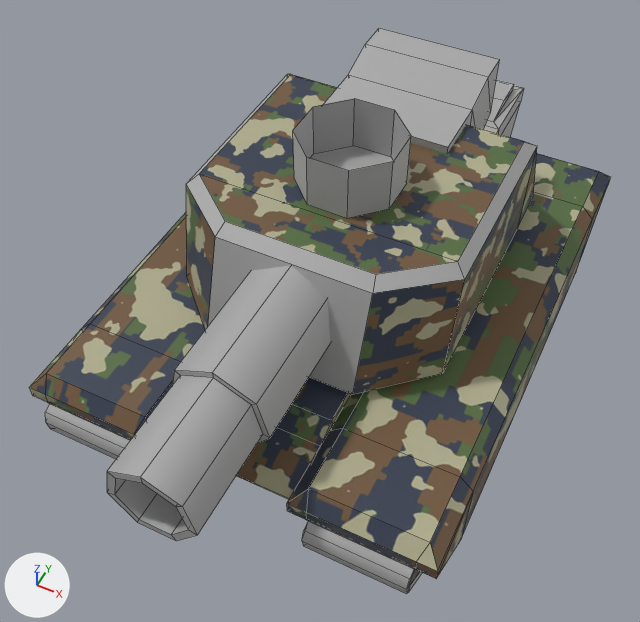
The FBX model Assets/Source/Art/Models/Tanks/Tank(8Level).fbx as it was, and as the next commit left it.
Camera for both pictures: a 50 mm camera at (2.03, -4.61, 6.11) aimed at (-0.06, -0.43, 0.87). The lights are fixed; the arrows at lower left show +X, +Y and +Z. Mesh edges are drawn as thin lines. Where no turn or scale is listed for an object, it has been applied to the vertices.

The older version as bpy lines, for what is in view:
```python
mat_main = principled_material('Main')
mat_main.texture = img_1_jpg
me_mesh_003 = bpy.data.meshes.new('Mesh.003')
me_mesh_003.from_pydata(...)  # 95 vertices, 86 faces; spans x -1.08..1.08, y -2.75..1.61, z 0.08..1.4
# faces by material slot: [77, 9]
me_mesh_003.materials.append(mat_additional_mat)  # light grey #cacaca
me_mesh_003.materials.append(mat_main)  # picture img_1_jpg
me_mesh_014 = bpy.data.meshes.new('Mesh.014')
me_mesh_014.from_pydata(...)  # 108 vertices, 124 faces; spans x -158.0..158.0, y -181.0..303.0, z -90.0..20.0
# faces by material slot: [25, 99]
me_mesh_014.materials.append(mat_additional_mat)  # light grey #cacaca
me_mesh_014.materials.append(mat_main)  # picture img_1_jpg
me_mesh_017 = bpy.data.meshes.new('Mesh.017')
me_mesh_017.from_pydata(...)  # 560 vertices, 560 faces; spans x -1.43..1.43, y -1.89..2.5, z -1.07..-0.22
# faces by material slot: [444, 116]
me_mesh_017.materials.append(mat_additional_mat)  # light grey #cacaca
me_mesh_017.materials.append(mat_tracks_mat)  # light grey #cacaca
ob_largetrackset = bpy.data.objects.new('LargeTrackSet', me_mesh_017)
ob_largetrackset.location = (0.0, -0.288, 1.057)
ob_tank = bpy.data.objects.new('Tank', me_mesh_014)
ob_tank.location = (0.0, -0.28, 1.05)
ob_tank.scale = (0.01, 0.01, 0.01)
ob_tank_fixedheadconnon = bpy.data.objects.new('Tank_FixedHeadConnon', me_mesh_003)
ob_tank_fixedheadconnon.location = (0.0, 0.0, 1.0)
```
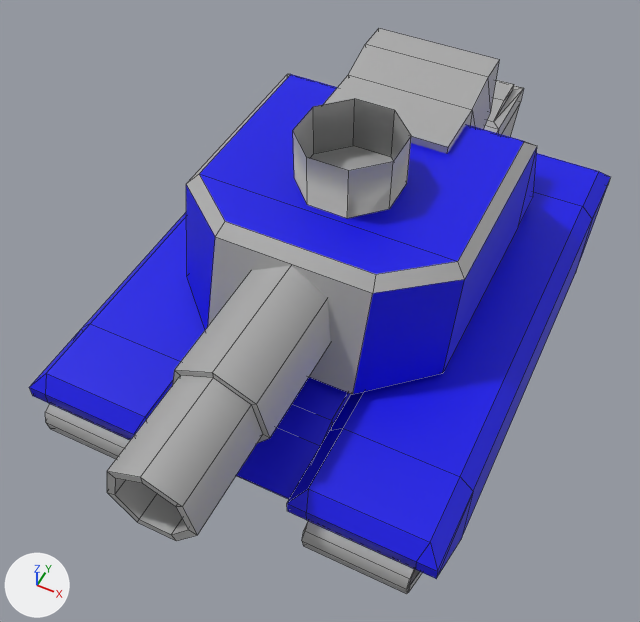
Where the newer file only moved an object's origin or applied its transform, the numbers keep the older frame.

Location of each change, (x1, y1, x2, y2) in pixels of the pictures (640 x 622 px; the box of a moved part takes in the faces that stretch with it):
'Tank_FixedHeadConnon', surface changed
    both: (130, 74, 537, 478)
'Tank', surface changed
    both: (29, 95, 610, 579)
part 1 of me_mesh_003, moved or reshaped
    both: (293, 98, 411, 218)

Diff of the bpy script that builds the scene:
```diff
--- a/Assets/Source/Art/Models/Tanks/Tank(8Level).fbx.py
+++ b/Assets/Source/Art/Models/Tanks/Tank(8Level).fbx.py
@@ mat_main @@
 mat_main = principled_material('Main')
-mat_main.texture = img_1_jpg
+mat_main.base_color = (0.000903, 0.0, 0.801)  # blue #0300e7
@@ me_mesh_003 @@
 me_mesh_003.from_pydata(...)  # 95 vertices, 86 faces; spans x -1.08..1.08, y -2.75..1.61, z 0.08..1.4
 # used by ob_tank_fixedheadconnon; location = (0.0, 0.0, 1.0)
+# me_mesh_003 part 1
+# 8 faces are deleted
+# 8 new faces join them, mat_additional_mat (light grey #cacaca)
 me_mesh_003.materials.append(mat_additional_mat)
```
